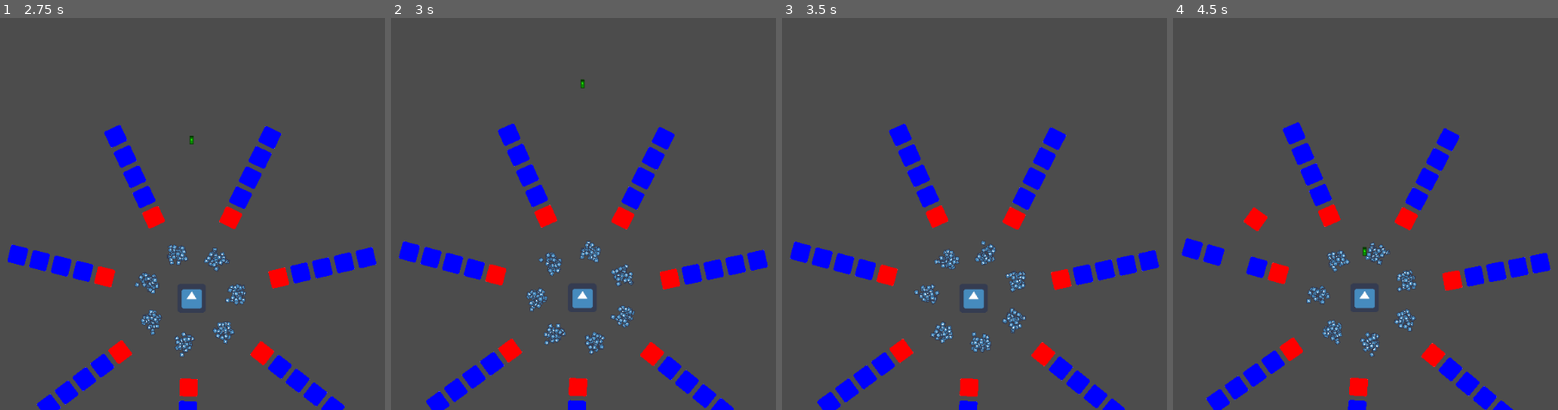
Above: before the commit, frames 1-4 (left to right).
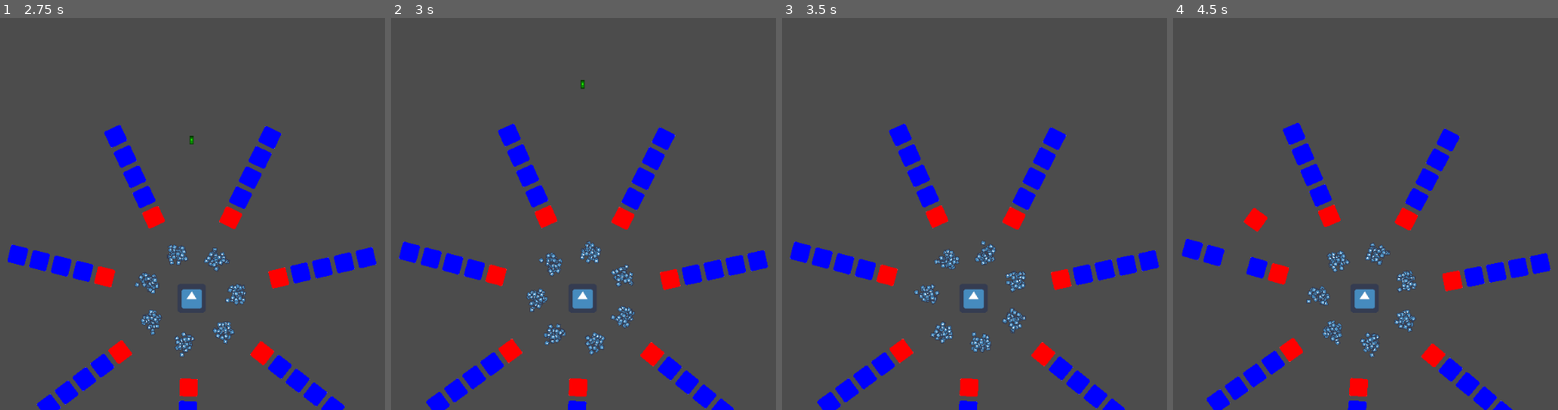
Above: after the commit, the same moments.

Repository: jlunesc/invaders
Game: Godot game, scene res://Scenes/Main.tscn
Same seed, same stepped clock (60 frames per second), same inputs: the game is played once before the commit and once after it. The engine's default icon, where the game draws it, is replaced by a stand-in: a white triangle on a blue panel in a dark square.
Inputs:
- Up to frame 1 (2.75 s): tap Enter at 0.5 s; hold W (block_turn_right) 0.53-1.28 s; tap Space (shoot) at 0.6, 1.35, 2.1 s; hold S (block_turn_left) 1.28-2.03 s; hold W (block_turn_right) from 2.03 s (still down)
- Up to frame 2 (3 s): keep holding W (block_turn_right); tap Space (shoot) at 2.85 s
- Up to frame 3 (3.5 s): keep holding W (block_turn_right)
- Up to frame 4 (4.5 s): release W (block_turn_right) at 3.53 s; hold S (block_turn_left) from 3.53 s (still down); tap Space (shoot) at 3.6, 4.35 s

Frame 1 is identical in both runs. In frame 2, 1.5% of the frame differs, in the area x 2-98%, y 15-100%; in frame 3, 0.1%; in frame 4, 1.4%.

Commit message:
Add limited shoots on player Add soundtrack

Diff:
--- a/Scenes/Main.tscn
+++ b/Scenes/Main.tscn
@@ -1,10 +1,11 @@
-[gd_scene load_steps=6 format=2]
+[gd_scene load_steps=7 format=2]
 
 [ext_resource path="res://Scenes/Player.tscn" type="PackedScene" id=1]
 [ext_resource path="res://Sound FXs/blastInvader.wav" type="AudioStream" id=2]
 [ext_resource path="res://Sound FXs/impactOthers.wav" type="AudioStream" id=3]
 [ext_resource path="res://Scripts/Main.gd" type="Script" id=4]
 [ext_resource path="res://Sound FXs/impactPlayer.wav" type="AudioStream" id=5]
+[ext_resource path="res://Music/SoundTrack.wav" type="AudioStream" id=6]
 
 [node name="Main" type="Node2D"]
 script = ExtResource( 4 )
@@ -25,3 +26,9 @@
 
 [node name="impact_others" type="AudioStreamPlayer2D" parent="SoundFxs"]
 stream = ExtResource( 3 )
+
+[node name="Music" type="Node2D" parent="."]
+
+[node name="SoundTrack" type="AudioStreamPlayer2D" parent="Music"]
+stream = ExtResource( 6 )
+autoplay = true
--- a/Scenes/Player.tscn
+++ b/Scenes/Player.tscn
@@ -1,10 +1,12 @@
-[gd_scene load_steps=7 format=2]
+[gd_scene load_steps=9 format=2]
 
 [ext_resource path="res://Scripts/Player.gd" type="Script" id=1]
 [ext_resource path="res://icon.png" type="Texture" id=2]
 [ext_resource path="res://Scenes/BulletPlayer.tscn" type="PackedScene" id=3]
 [ext_resource path="res://Scripts/Camera2D_player.gd" type="Script" id=4]
 [ext_resource path="res://Sound FXs/blastPlayer.wav" type="AudioStream" id=5]
+[ext_resource path="res://Sound FXs/reloaded.wav" type="AudioStream" id=6]
+[ext_resource path="res://Sound FXs/noAmo.wav" type="AudioStream" id=7]
 
 [sub_resource type="CapsuleShape2D" id=1]
 radius = 39.3814
@@ -36,3 +38,10 @@
 
 [node name="shoot" type="AudioStreamPlayer2D" parent="SoundFxs"]
 stream = ExtResource( 5 )
+
+[node name="reloaded" type="AudioStreamPlayer2D" parent="SoundFxs"]
+stream = ExtResource( 6 )
+
+[node name="failed_shoot" type="AudioStreamPlayer2D" parent="SoundFxs"]
+stream = ExtResource( 7 )
+volume_db = 10.0
--- a/Scripts/Main.gd
+++ b/Scripts/Main.gd
@@ -39,6 +39,8 @@
 		_invader_shoot()
 	if _timer_ditch.get_time_left() < 1:
 		_invader_ditch()
+	if not $Music/SoundTrack.is_playing():
+		$Music/SoundTrack.play()
 
 func _invader_shoot():
 	rng.randomize()
--- a/Scripts/Player.gd
+++ b/Scripts/Player.gd
@@ -4,6 +4,10 @@
 
 export var velocity = 0
 export var turning = 2.0
+
+var amo = 3
+var _timer_amo
+var can_shoot = true
 
 func _process(delta):
 	if Input.is_action_pressed("turn_left"):
@@ -13,13 +17,32 @@
 	if Input.is_action_just_pressed("shoot"):
 		shoot()
 	move_and_collide(Vector2.RIGHT.rotated(rotation) * velocity * delta)
+	if not can_shoot:
+		_reload()
 
 func shoot():
-	$Camera2D.shake(0.25, 50, 2)
-	$SoundFxs/shoot.play()
-	var b = Bullet.instance()
-	owner.add_child(b)
-	b.transform = $Position2D.global_transform
+	if can_shoot:
+		$Camera2D.shake(0.25, 50, 2)
+		$SoundFxs/shoot.play()
+		var b = Bullet.instance()
+		owner.add_child(b)
+		b.transform = $Position2D.global_transform
+		amo -= 1
+		if amo <= 0:
+			can_shoot=false
+			_timer_amo = Timer.new()
+			add_child(_timer_amo)
+			_timer_amo.start(5)
+			_timer_amo.autostart = true
+	else:
+		$SoundFxs/failed_shoot.play()
+
+func _reload():
+	if _timer_amo.get_time_left() < 1:
+		amo = 3
+		can_shoot=true
+		_timer_amo.stop()
+		$SoundFxs/reloaded.play()
 
 func _get_damage():
 	get_tree().get_current_scene().get_node('SoundFxs/impact_player').play()
Not shown, added: Music/SoundTrack.wav.import
Not shown, added: Music/SoundTrack.wav
